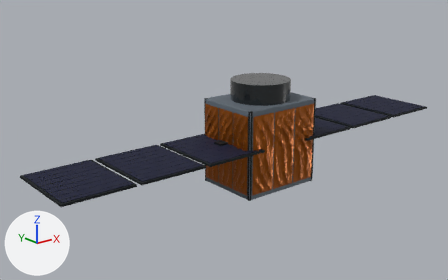
An edit to the glTF model public/models/fleet/425.glb, drawn before and after from the same camera.
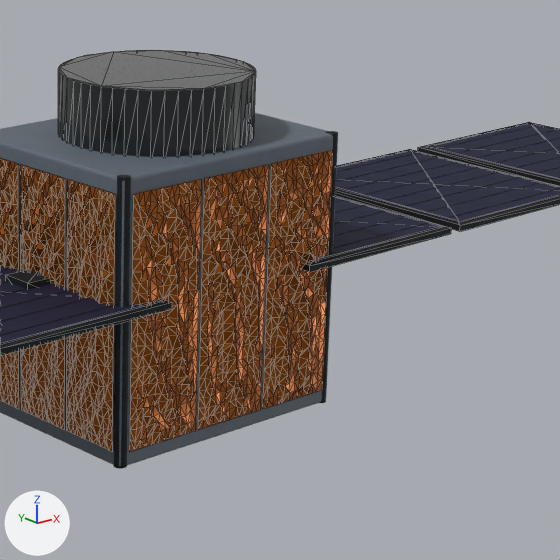
The first picture shows the older version from a camera (50 mm lens) standing at (-11.59, -12.84, 6.65) and looking at (-0.85, 0.58, 1.28). The close-ups show the older and then the newer version on the part from 47% to 86% of the width and 21% to 82% of the height of that picture. Only the edits that show in the close-ups are written down. Every picture has the same lights, and +X, +Y and +Z are marked at lower left. The close-ups show mesh edges as thin lines. Where no turn or scale is listed for an object, it has been applied to the vertices. Vertices at exactly the same position are counted once.

Objects in the first close-up: 'Concept sensor aperture', 'Corner rail', 'External bus', 'Quilted insulation', 'Quilted insulation.001', 'Quilted insulation.002', 'Quilted insulation.003', 'Quilted insulation.004', 'Solar cell face', 'Solar cell face.003', 'Solar cell face.004', 'Solar cell face.005' and 23 more.
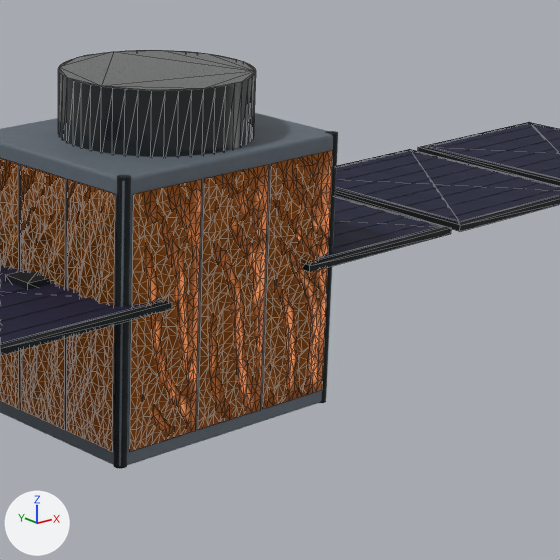
Pixel boxes [x1, y1, x2, y2] of what changed, in the close-ups (560 x 560 px; the box of a moved part takes in the faces that stretch with it):
'Quilted insulation.002', reshaped, shading changed: [198, 164, 269, 430] in both
'Quilted insulation.004', reshaped, shading changed: [263, 150, 333, 409] in both
part 1 of me_pinched_thermal_foil, shading changed: [135, 182, 202, 443] in both
part 2 of me_pinched_thermal_foil_002, moved or reshaped: [201, 280, 260, 317] in both
part 3 of me_pinched_thermal_foil_002, shading changed: [199, 165, 269, 420] in both
part 4 of me_pinched_thermal_foil_004, moved or reshaped: [309, 259, 328, 287] in both
part 5 of me_pinched_thermal_foil_004, shading changed: [264, 152, 333, 400] in both

The change in detail:
me_pinched_thermal_foil has 325 vertices, 576 faces and spans x -1.15..-0.4, y -1.1..-1.02, z 0.14..2.36.
me_pinched_thermal_foil is used by ob_quilted_insulation; location (0.0, 0.0, 0.0).
me_pinched_thermal_foil part 1: all faces are now shaded smooth (555 of 576 changed).
me_pinched_thermal_foil_002 has 325 vertices, 576 faces and spans x -0.37..0.38, y -1.1..-1.02, z 0.14..2.36.
me_pinched_thermal_foil_002 is used by ob_quilted_insulation_002; location (0.0, 0.0, 0.0).
Before the commit, vertices of me_pinched_thermal_foil_002: 156 (-0.3, -1.03, 1.25) at pixel (208, 305), 158 (-0.24, -1.03, 1.27) at pixel (213, 301), 165 (0.19, -1.06, 1.24) at pixel (252, 296).
Part 2, on me_pinched_thermal_foil_002:
Vertices 156, 158, 165 of me_pinched_thermal_foil_002 move by (0.0, 0.01, 0.0).
Vertex 166 of me_pinched_thermal_foil_002 moves from (0.24, -1.07, 1.25) at pixel (257, 294) to (0.24, -1.04, 1.25) at pixel (255, 293).
me_pinched_thermal_foil_002 part 3: all faces are now shaded smooth (553 of 576 changed).
me_pinched_thermal_foil_004 has 325 vertices, 576 faces and spans x 0.41..1.16, y -1.1..-1.01, z 0.14..2.36.
me_pinched_thermal_foil_004 is used by ob_quilted_insulation_004; location (0.0, 0.0, 0.0).
Before the commit, vertices of me_pinched_thermal_foil_004: 165 (0.98, -1.04, 1.25) at pixel (315, 277), 167 (1.09, -1.03, 1.25) at pixel (322, 274), 178 (0.98, -1.08, 1.33) at pixel (319, 268).
Part 4, on me_pinched_thermal_foil_004:
Vertices 165, 167, 178 of me_pinched_thermal_foil_004 move by (0.0, 0.01, 0.0).
Vertex 166 of me_pinched_thermal_foil_004 moves from (1.04, -1.07, 1.24) at pixel (322, 277) to (1.04, -1.03, 1.24) at pixel (319, 276).
me_pinched_thermal_foil_004 part 5: all faces are now shaded smooth (548 of 576 changed).
